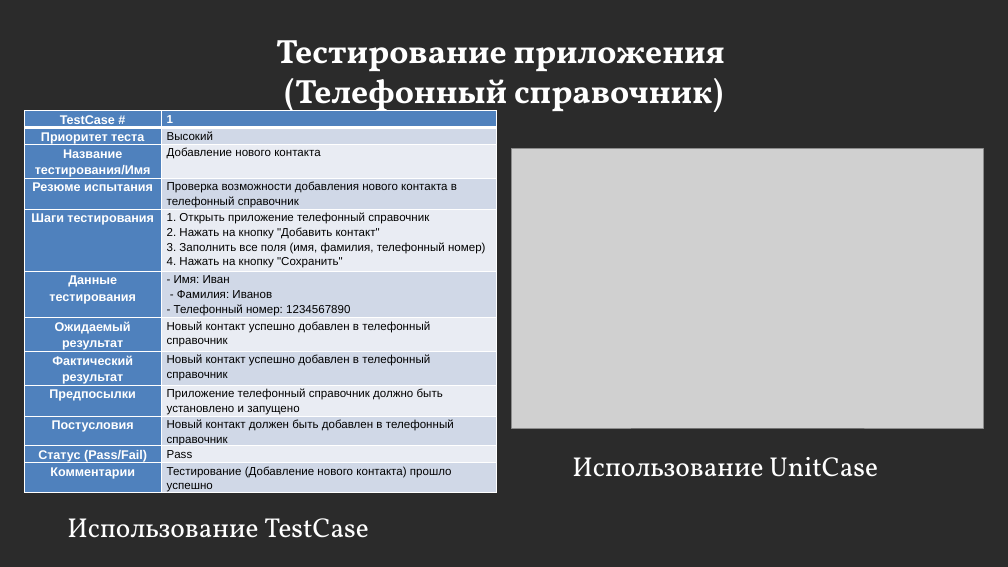
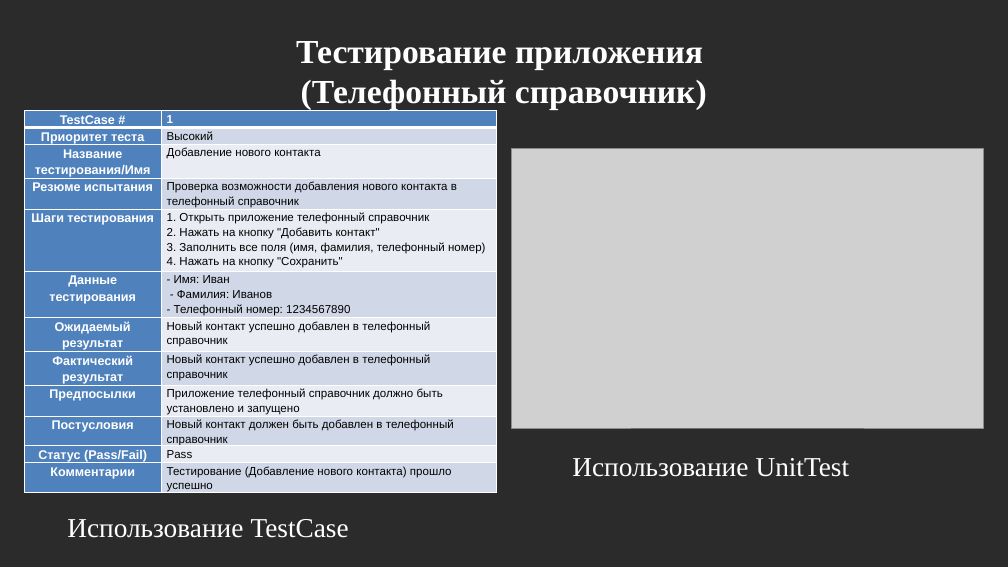
Before and after one commit to MaksimPoliackov/Practice_PM02, a slide deck: slide 14 of Документация/Отчет Поляков М.Е.pptx (slide 15 before the commit). Drawn at 1008x567 pixels with LibreOffice and Linux fonts; fonts in the diff are those of the drawing; grey boxes stand for pictures; background and template pictures are left out; a plain dark background stands for a picture behind light text. Boxes give left, top, right and bottom in pixels: in the first picture for what was removed or moved away, otherwise in the second. Text is boxed around its words. In the diff, an @@ line names an element or a change of style, - is before the commit and + after.

```diff
--- a/Документация/Отчет Поляков М.Е.pptx
+++ b/Документация/Отчет Поляков М.Е.pptx
@@ title "Тестирование приложения (Телефонный справочник)" at (x1=296, y1=41, x2=707, y2=110): font Vollkorn to Times New Roman @@
@@ table resized from (x1=24, y1=111, x2=496, y2=507) to (x1=24, y1=111, x2=496, y2=497) @@
@@ text at (x1=572, y1=458, x2=850, y2=477): text changed; font Vollkorn to Times New Roman @@
-Использование UnitCase
+Использование UnitTest
@@ text "Использование TestCase" at (x1=67, y1=519, x2=349, y2=538): font Vollkorn to Times New Roman @@
```
Also in this commit, not shown: 15 other slides changed, 1 slide removed, 1 other file.
